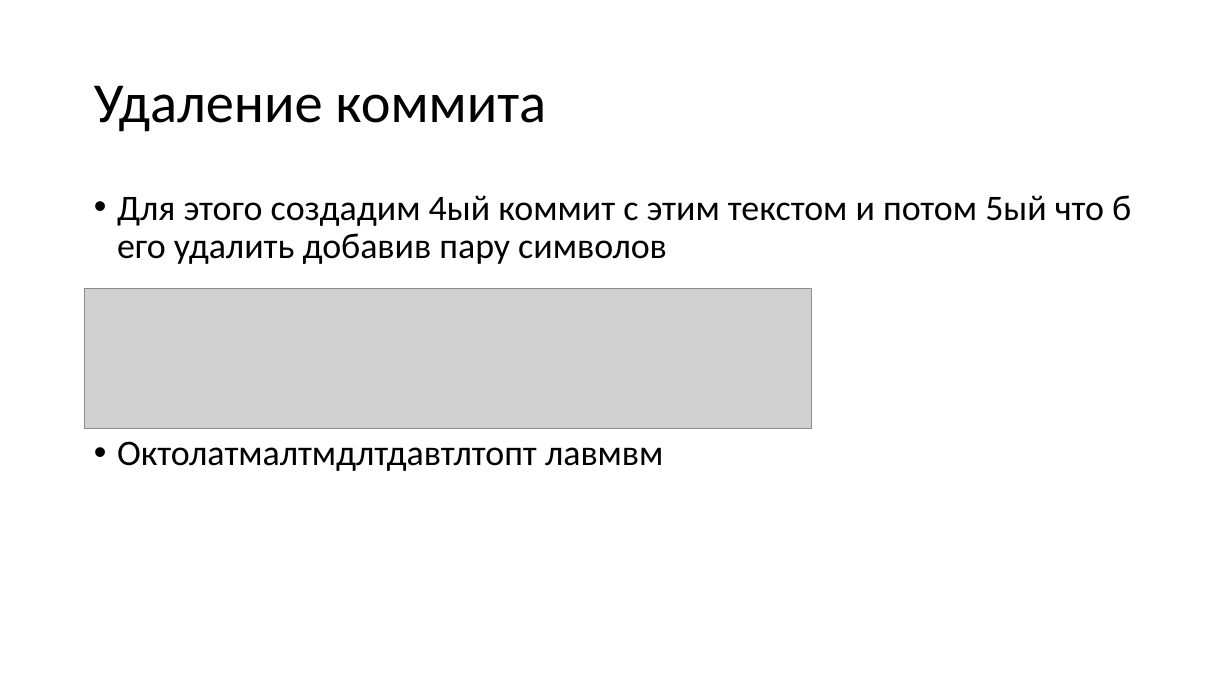
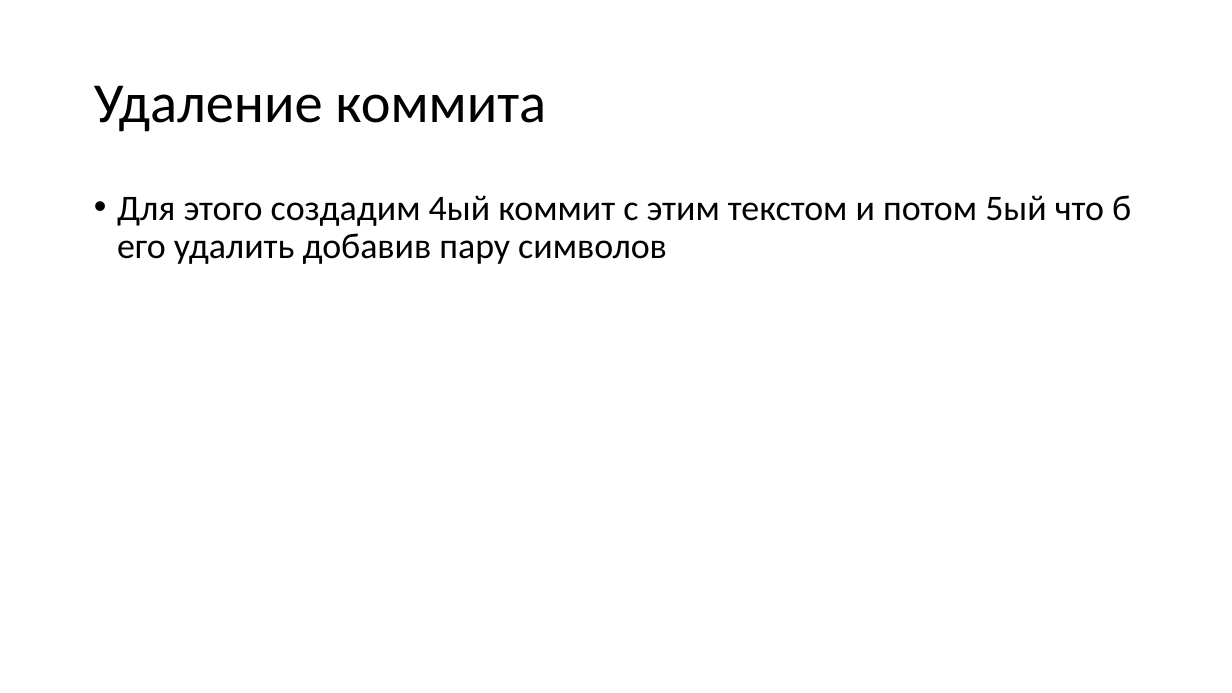
Before and after one commit to shor1to/js, a slide deck: slide 6 of основы работы с гит.pptx. Drawn at 1232x693 pixels with LibreOffice and Linux fonts; fonts in the diff are those of the drawing; grey boxes stand for pictures. Boxes give left, top, right and bottom in pixels: in the first picture for what was removed or moved away, otherwise in the second. Text is boxed around its words. In the diff, an @@ line names an element or a change of style, - is before the commit and + after.

Commit message:
Revert "создание пятого коммита"
This reverts commit be8fdde24a7518fc0bab77f4e33aa21c451c9823.

```diff
--- a/основы работы с гит.pptx
+++ b/основы работы с гит.pptx
@@ picture removed at (85, 288, 812, 429) @@
@@ text at (117, 441, 663, 471): paragraph removed @@
-• Октолатмалтмдлтдавтлтопт лавмвм
```
